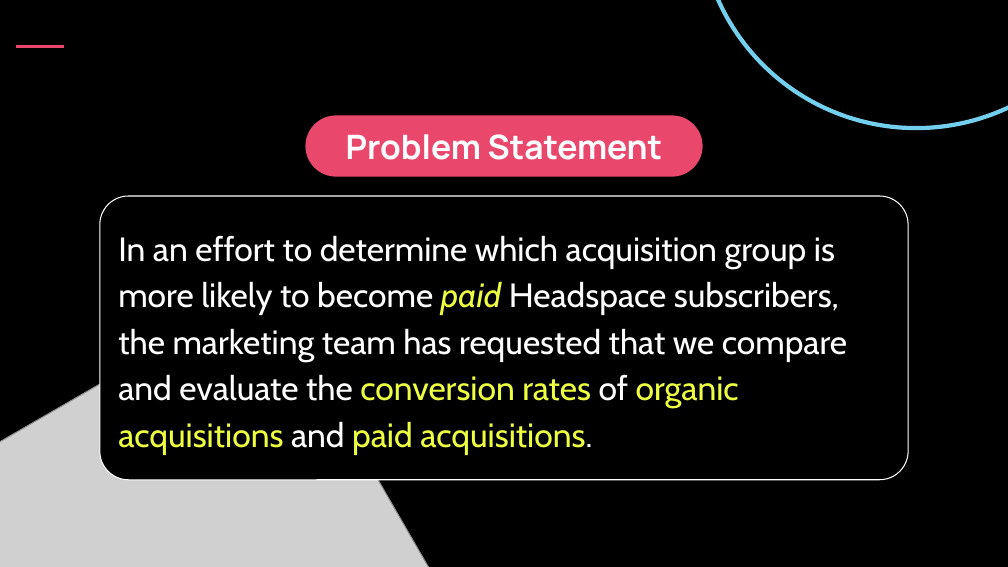
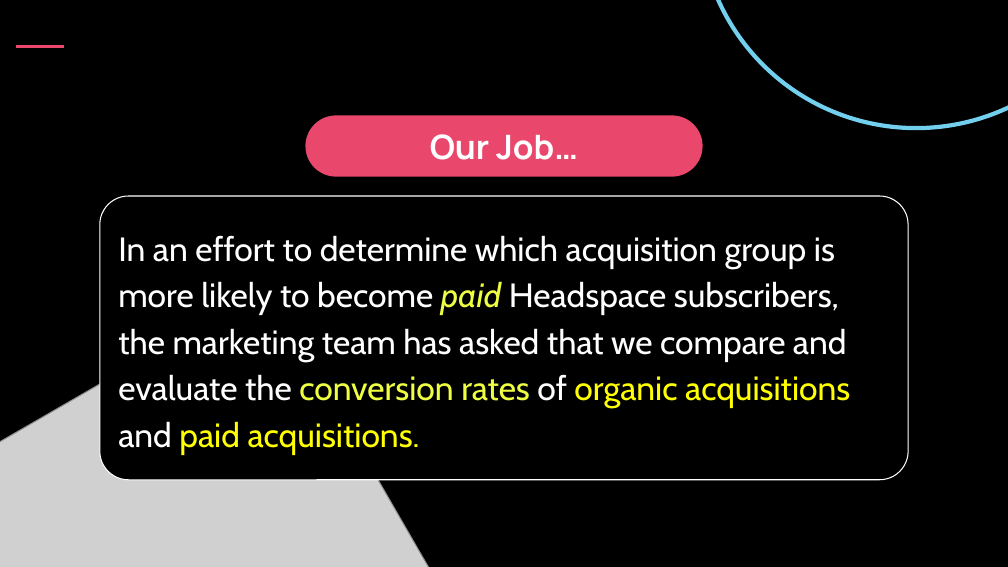
Before and after one commit to ROARMarketingConcepts/Podium-Education, a slide deck: slide 5 of Ken_ DC LiveLab Instructor Interview.pptx (slide 6 before the commit). Drawn at 1008x567 pixels with LibreOffice and Linux fonts; fonts in the diff are those of the drawing; grey boxes stand for pictures; background and template pictures are left out. Boxes give left, top, right and bottom in pixels: in the first picture for what was removed or moved away, otherwise in the second. Text is boxed around its words. In the diff, an @@ line names an element or a change of style, - is before the commit and + after.

```diff
--- a/Ken_ DC LiveLab Instructor Interview.pptx
+++ b/Ken_ DC LiveLab Instructor Interview.pptx
@@ text in rounded rectangle at bbox=[430, 134, 578, 160]: text changed @@
-Problem Statement
+Our Job…
@@ text in rounded rectangle at bbox=[118, 235, 850, 455]: text changed @@
-In an effort to determine which acquisition group is more likely to become paid Headspace subscribers, the marketing team has requested that we compare and evaluate the conversion rates of organic acquisitions and paid acquisitions.
+In an effort to determine which acquisition group is more likely to become paid Headspace subscribers, the marketing team has asked that we compare and evaluate the conversion rates of organic acquisitions and paid acquisitions.
```
Also in this commit, not shown: 2 other slides changed, 2 other files.
